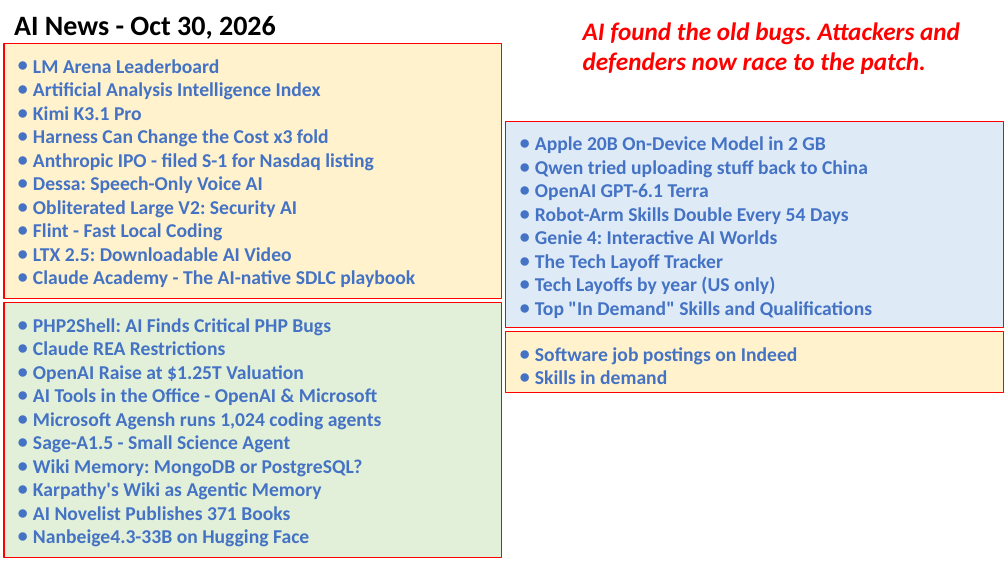
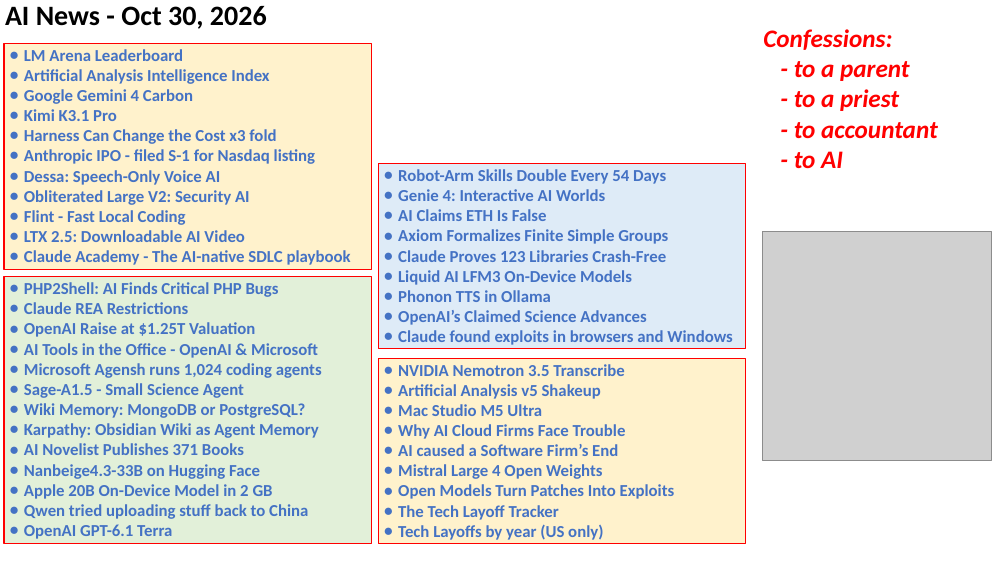
Before and after one commit to lselector/seminar, a slide deck: slide 1 of 2026/2026-10-30-AI-News.pptx. Drawn at 1008x567 pixels with LibreOffice and Linux fonts; fonts in the diff are those of the drawing; grey boxes stand for pictures. Boxes give left, top, right and bottom in pixels: in the first picture for what was removed or moved away, otherwise in the second. Text is boxed around its words. In the diff, an @@ line names an element or a change of style, - is before the commit and + after.

```diff
--- a/2026/2026-10-30-AI-News.pptx
+++ b/2026/2026-10-30-AI-News.pptx
@@ text "AI News - Oct 30, ..." moved from (x1=14, y1=16, x2=276, y2=39) to (x1=5, y1=6, x2=267, y2=29) @@
@@ text at (x1=763, y1=29, x2=938, y2=169): text changed @@
-AI found the old bugs. Attackers and defenders now race to the patch.
+Confessions:
+- to a parent
+- to a priest
+- to accountant
+- to AI
@@ rectangle "LM Arena Leaderboard" resized from (x1=4, y1=43, x2=502, y2=298) to (x1=4, y1=43, x2=371, y2=269) @@
@@ text in rectangle at (x1=24, y1=49, x2=351, y2=265): size 14 to 12 pt; indent changed @@
@@ text in rectangle at (x1=24, y1=89, x2=193, y2=104): paragraph added @@
+● Google Gemini 4 Carbon
@@ text in rectangle at (x1=535, y1=136, x2=868, y2=200): paragraphs removed @@
-● Apple 20B On-Device Model in 2 GB
-● Qwen tried uploading stuff back to China
-● OpenAI GPT-6.1 Terra
@@ rectangle "Robot-Arm Skills Double Every 54 ..." resized from (x1=506, y1=121, x2=1004, y2=328) to (x1=378, y1=163, x2=745, y2=349) @@
@@ text in rectangle at (x1=398, y1=169, x2=666, y2=201): size 14 to 12 pt in "Robot-Arm Skills Double Every 54 Days", "Genie 4: Interactive AI Worlds"; indent changed @@
@@ text in rectangle at (x1=398, y1=209, x2=732, y2=345): text changed; size 14 to 12 pt @@
-● The Tech Layoff Tracker
-● Tech Layoffs by year (US only)
-● Top "In Demand" Skills and Qualifications
+● AI Claims ETH Is False
+● Axiom Formalizes Finite Simple Groups
+● Claude Proves 123 Libraries Crash-Free
+● Liquid AI LFM3 On-Device Models
+● Phonon TTS in Ollama
+● OpenAI’s Claimed Science Advances
+● Claude found exploits in browsers and Windows
@@ picture added at (x1=762, y1=232, x2=991, y2=461) @@
@@ rectangle "PHP2Shell: AI Finds Critical PHP ..." resized from (x1=4, y1=302, x2=502, y2=557) to (x1=4, y1=277, x2=371, y2=544) @@
@@ text in rectangle at (x1=24, y1=282, x2=322, y2=479): size 14 to 12 pt in "PHP2Shell: AI Finds Critical PHP Bugs", "Claude REA Restrictions", "OpenAI Raise at $1.25T Valuation", "AI Tools in the Office - OpenAI ..." and 5 more places; indent changed @@
@@ rectangle added at (x1=378, y1=358, x2=745, y2=543), fill #FFF2CC, outline #FF0000 0.75 pt, 12 pt, text #4472C4, bold @@
+● NVIDIA Nemotron 3.5 Transcribe
+● Artificial Analysis v5 Shakeup
+● Mac Studio M5 Ultra
+● Why AI Cloud Firms Face Trouble
+● AI caused a Software Firm’s End
+● Mistral Large 4 Open Weights
+● Open Models Turn Patches Into Exploits
+● The Tech Layoff Tracker
+● Tech Layoffs by year (US only)
@@ rectangle removed at (x1=506, y1=332, x2=1004, y2=392) @@
-● Software job postings on Indeed
-● Skills in demand
@@ text in rectangle at (x1=24, y1=423, x2=319, y2=438): text changed; size 14 to 12 pt @@
-● Karpathy's Wiki as Agentic Memory
+● Karpathy: Obsidian Wiki as Agent Memory
@@ text in rectangle at (x1=24, y1=484, x2=308, y2=539): paragraphs added @@
+● Apple 20B On-Device Model in 2 GB
+● Qwen tried uploading stuff back to China
+● OpenAI GPT-6.1 Terra
```
Also in this commit, not shown: 12 other slides changed, 7 slides added, 5 slides removed.
